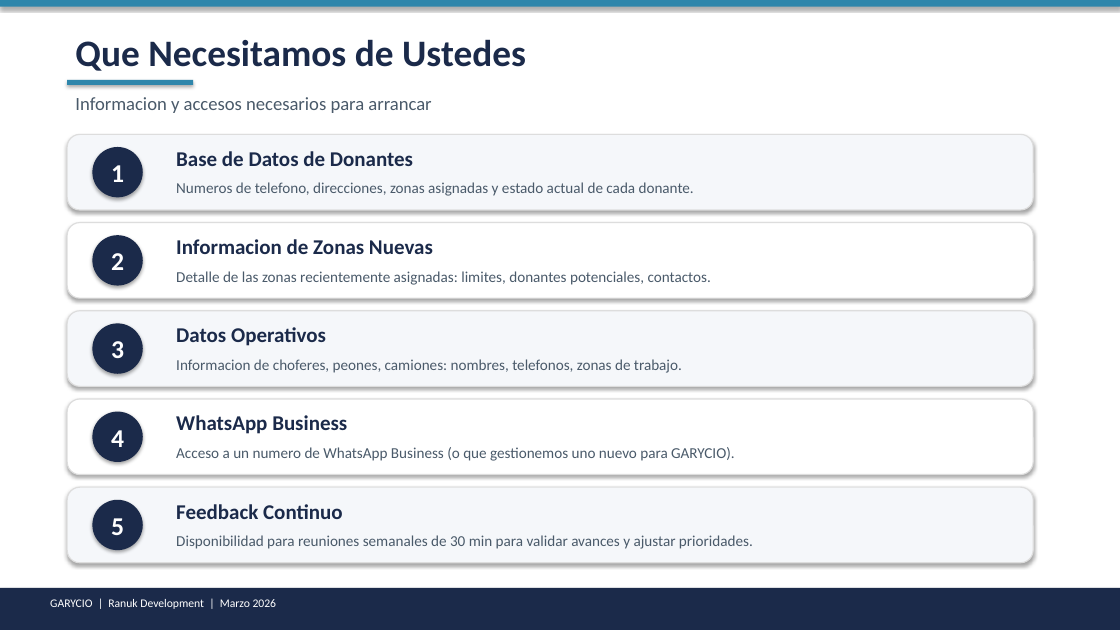
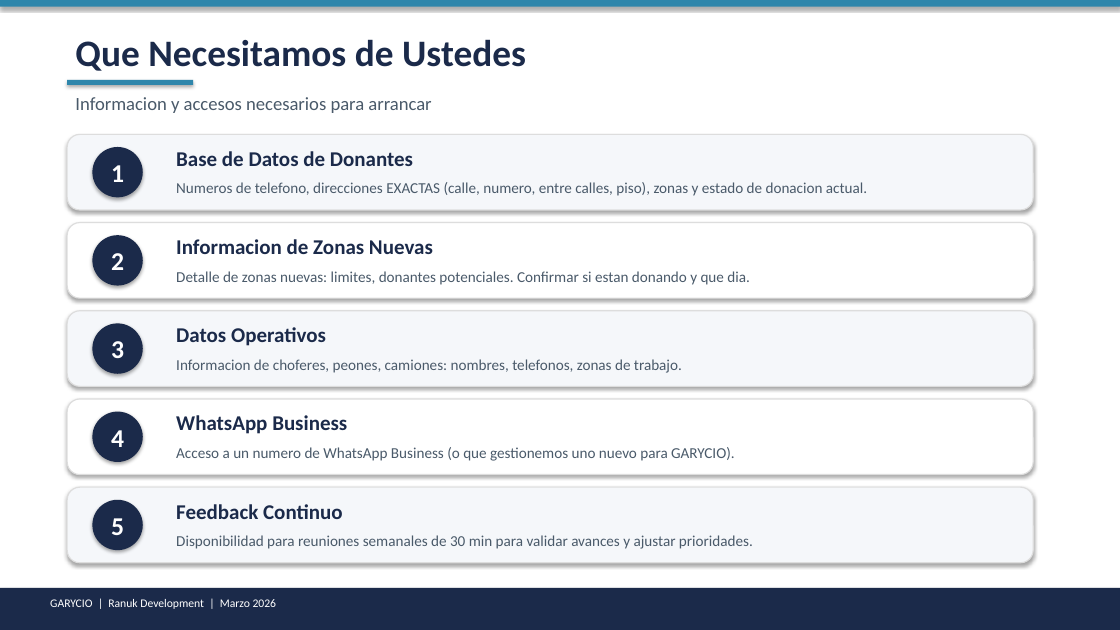
Before and after one commit to RanuK12/GARYCIO_Project, a slide deck: slide 8 of docs/GARYCIO_Presentacion.pptx. Drawn at 1120x630 pixels with LibreOffice and Linux fonts; fonts in the diff are those of the drawing. Boxes give left, top, right and bottom in pixels: in the first picture for what was removed or moved away, otherwise in the second. Text is boxed around its words. In the diff, an @@ line names an element or a change of style, - is before the commit and + after.

Commit message:
docs: update all client documents with latest features
- PPTX: updated Fase 1 slide with driver system, incidents, PDF reports,
  exact address collection; updated timeline and requirements slides
- DOCX/PDF proposal: added reports, driver system, and address collection
  to Fase 1 scope; updated budget breakdown
- Technical summary PDF: updated contact flow description to reflect
  exact address collection for route reorganization

```diff
--- a/docs/GARYCIO_Presentacion.pptx
+++ b/docs/GARYCIO_Presentacion.pptx
@@ text at (x1=176, y1=182, x2=867, y2=196): text changed @@
-Numeros de telefono, direcciones, zonas asignadas y estado actual de cada donante.
+Numeros de telefono, direcciones EXACTAS (calle, numero, entre calles, piso), zonas y estado de donacion actual.
@@ text at (x1=176, y1=271, x2=749, y2=285): text changed @@
-Detalle de las zonas recientemente asignadas: limites, donantes potenciales, contactos.
+Detalle de zonas nuevas: limites, donantes potenciales. Confirmar si estan donando y que dia.
```
Also in this commit, not shown: 2 other slides changed, 6 other files.
